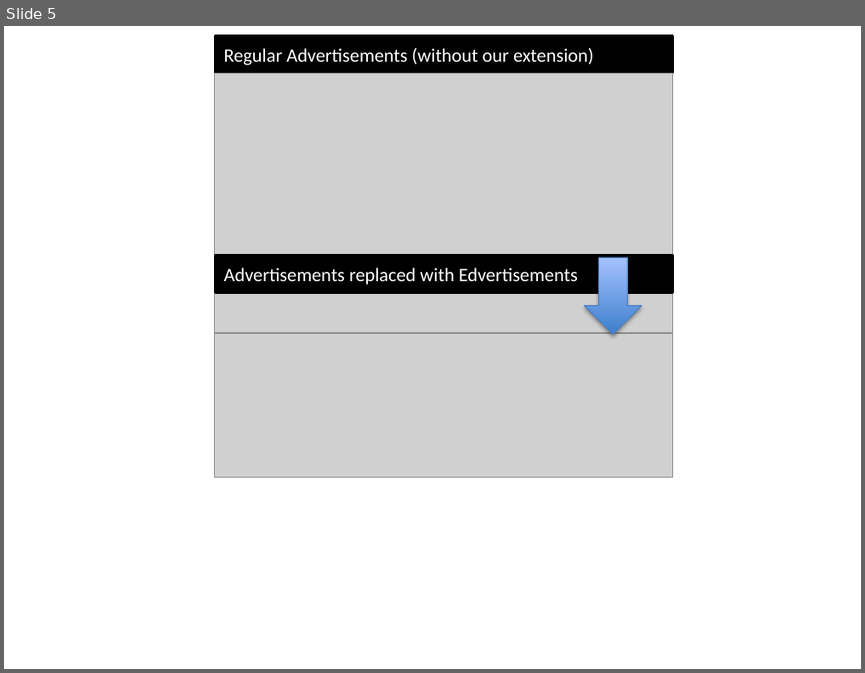
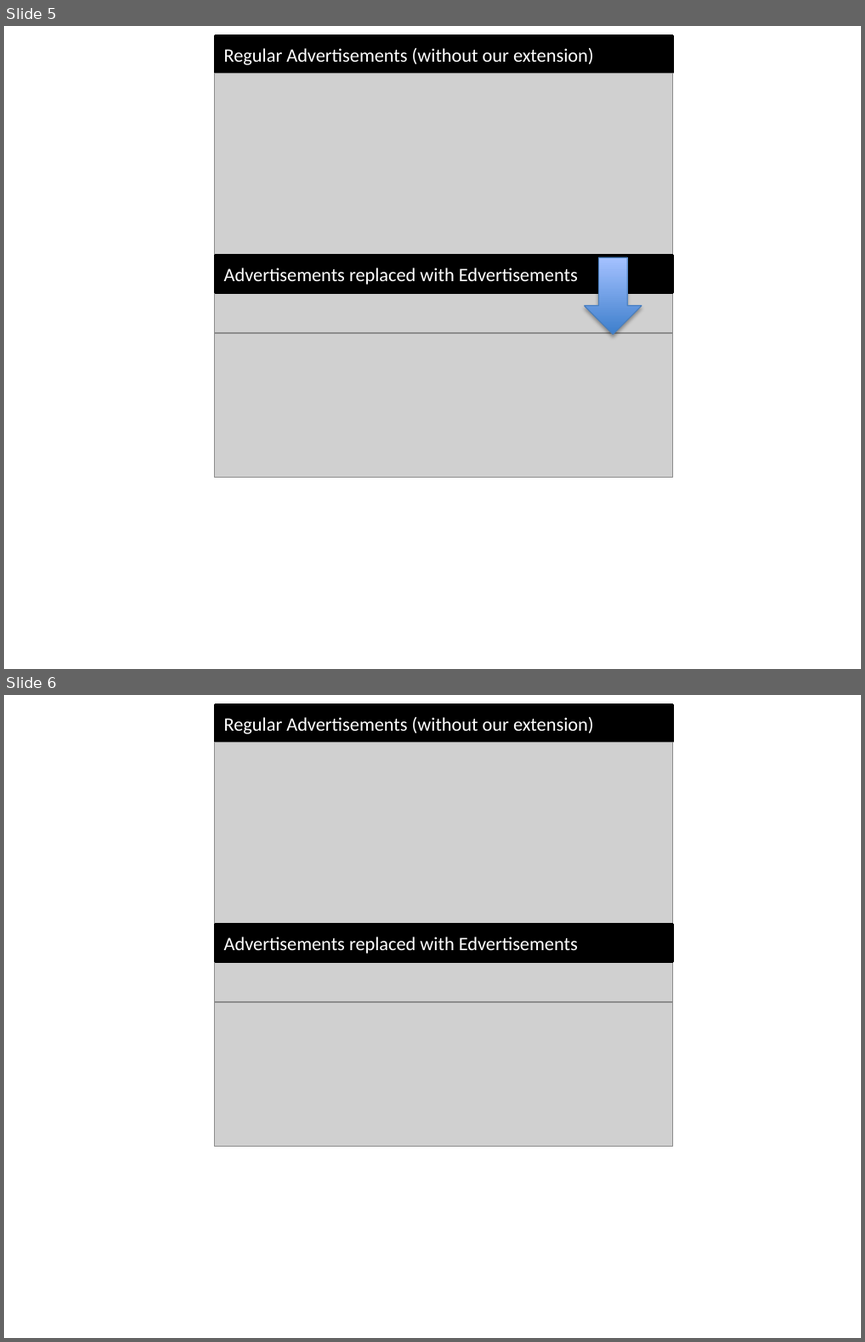
Before and after one commit to gkovacs/edvertisements-microlearning-paper, a slide deck: edvertisements-figure.pptx. Shown one above the other, each under a label of ours: slide 5 before the commit, slides 5 and 6 after it. The pictures are 865x673 and 865x1342 pixels, drawn with LibreOffice and Linux fonts; fonts in the diff are those of the drawing; grey boxes stand for pictures. Boxes give left, top, right and bottom in pixels: in the first picture for what was removed or moved away, otherwise in the second. Text is boxed around its words. In the diff, an @@ line names an element or a change of style, - is before the commit and + after.

Commit message:
updated edvertisements screenshot

```diff
--- a/edvertisements-figure.pptx
+++ b/edvertisements-figure.pptx
@@ slide 6 added at [4, 695, 861, 1338], background #FFFFFF @@
@@ rectangle added at [216, 704, 672, 741], fill #000000, outline #000000 2 pt, 16 pt, text #FFFFFF @@
+Regular Advertisements (without our extension)
@@ picture added at [214, 742, 672, 924] @@
@@ rectangle added at [216, 925, 672, 961], fill #000000, outline #000000 2 pt, 16 pt, text #FFFFFF @@
+Advertisements replaced with Edvertisements
@@ picture added at [214, 962, 672, 1145] @@
@@ picture added at [214, 961, 672, 1002] @@
```
Also in this commit, not shown: 3 other files.
